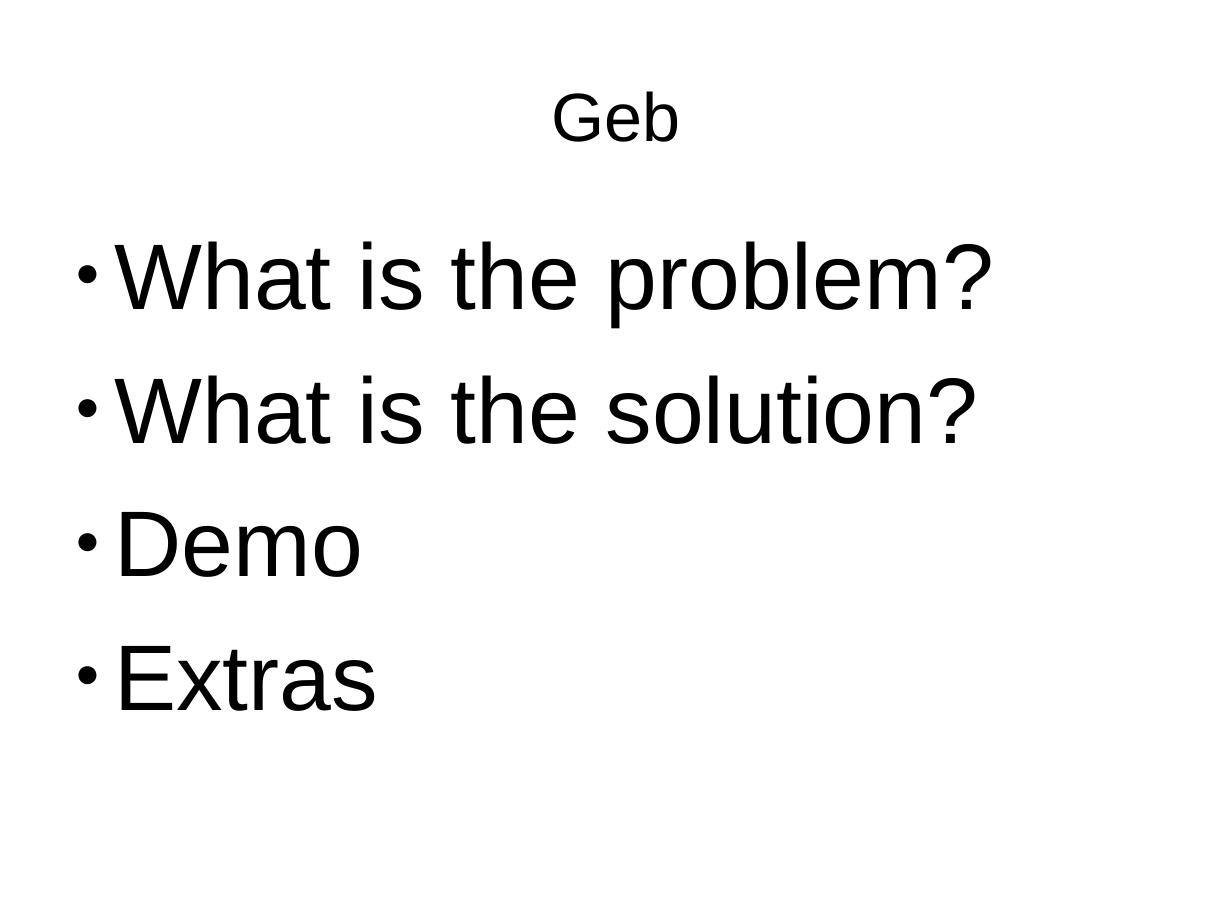
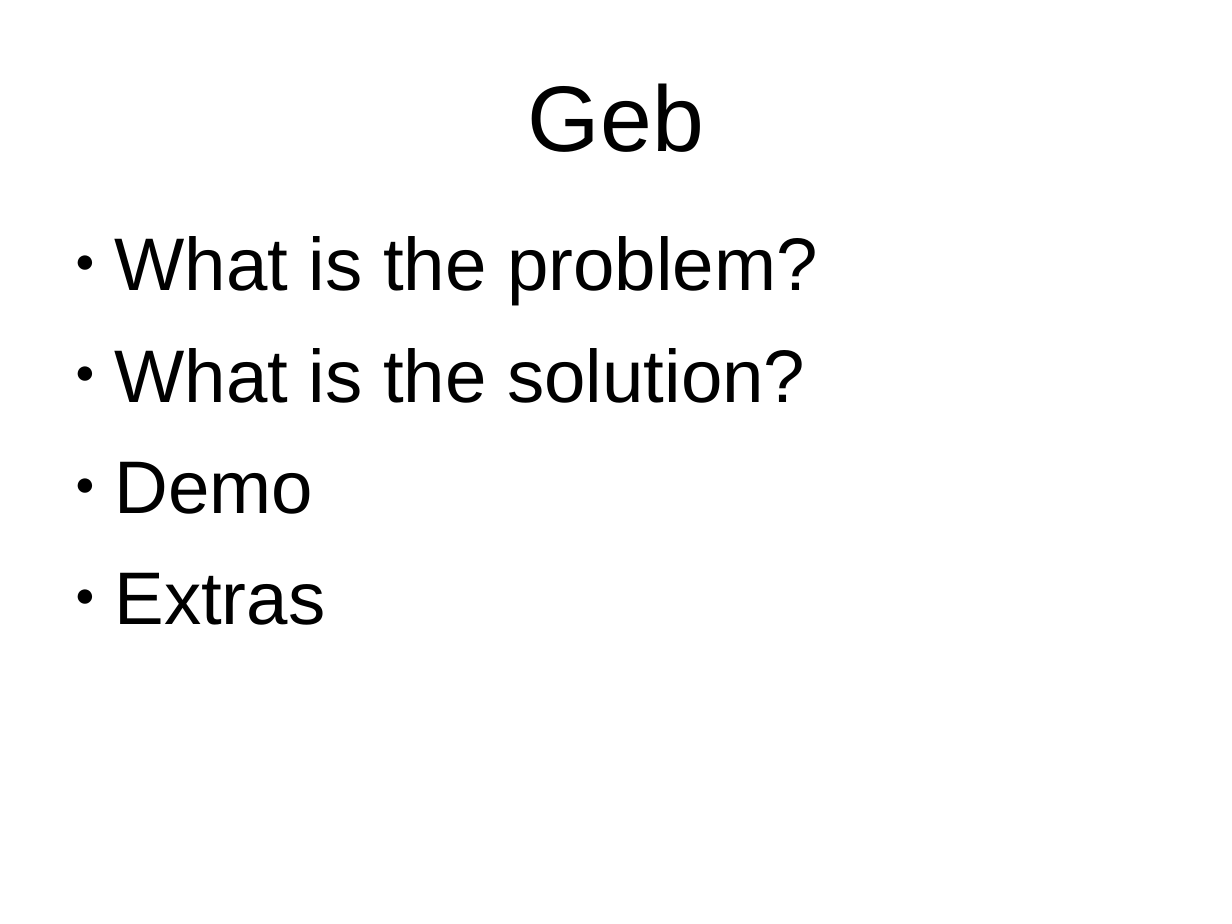
Before and after one commit to bherrmann7/simple-geb, a slide deck: slide 3 of talk/talk.odp (slide 2 before the commit). Drawn at 1232x924 pixels with LibreOffice and Linux fonts; fonts in the diff are those of the drawing. Boxes give left, top, right and bottom in pixels: in the first picture for what was removed or moved away, otherwise in the second. Text is boxed around its words. In the diff, an @@ line names an element or a change of style, - is before the commit and + after.

```diff
--- a/talk/talk.odp
+++ b/talk/talk.odp
@@ title "Geb" at (528, 83, 704, 152): size 44 to 60 pt @@
@@ text "What is the problem?" at (114, 236, 817, 625): size 60 to 48 pt @@
```
Also in this commit, not shown: 6 other slides changed, 3 slides added, 1 slide removed, 4 other files.
